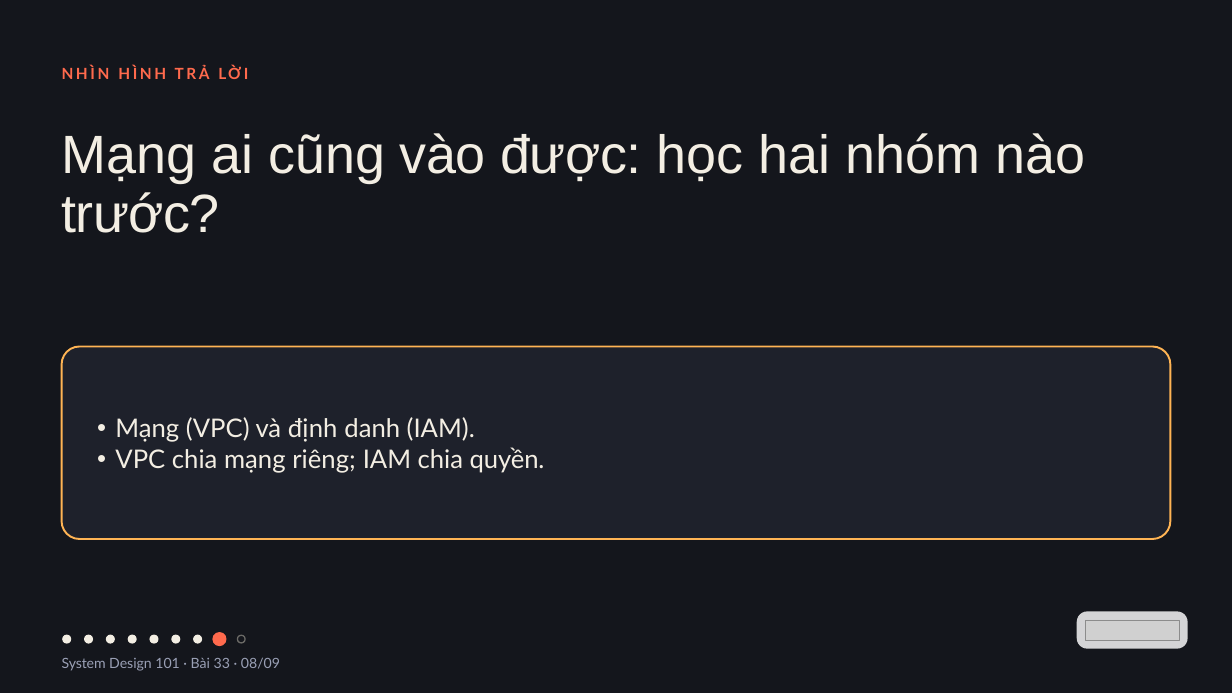
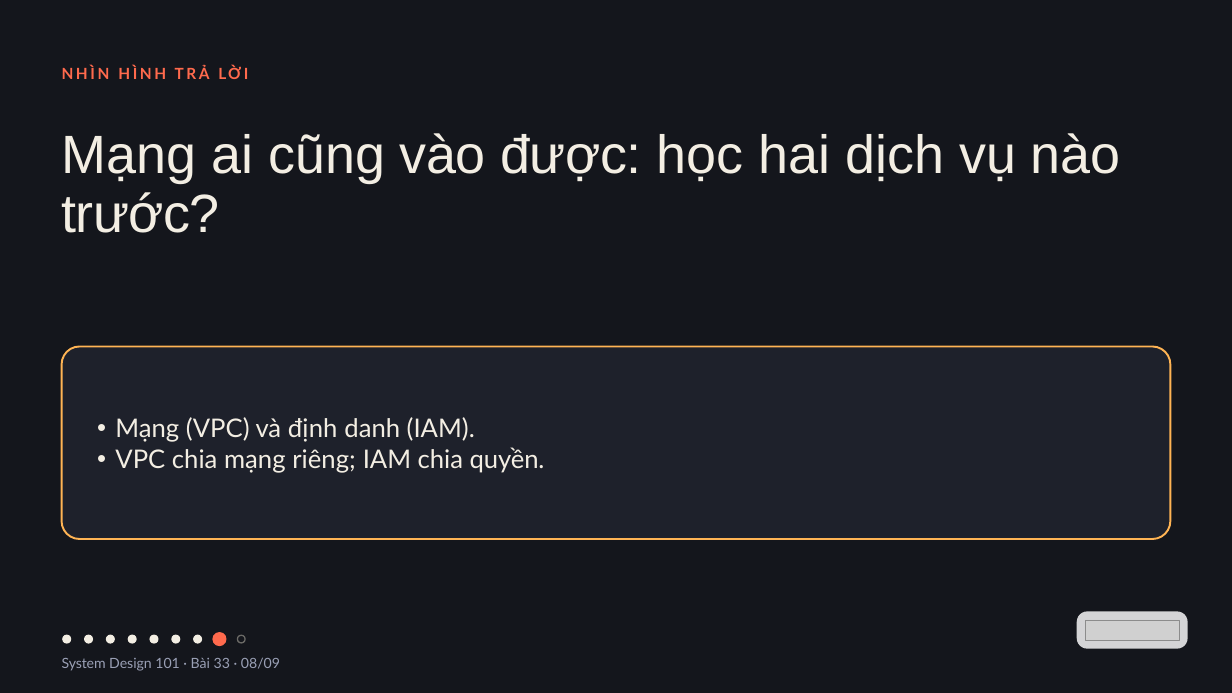
Before and after one commit to vohoailinh90/tool-marketing-studio, a slide deck: slide 8 of system-design-101/vi/lessons/sd-11-033/slides/sd-11-033.pptx. Drawn at 1232x693 pixels with LibreOffice and Linux fonts; fonts in the diff are those of the drawing; grey boxes stand for pictures. Boxes give left, top, right and bottom in pixels: in the first picture for what was removed or moved away, otherwise in the second. Text is boxed around its words. In the diff, an @@ line names an element or a change of style, - is before the commit and + after.

```diff
--- a/system-design-101/vi/lessons/sd-11-033/slides/sd-11-033.pptx
+++ b/system-design-101/vi/lessons/sd-11-033/slides/sd-11-033.pptx
@@ text at (x1=62, y1=133, x2=1121, y2=233): text changed @@
-Mạng ai cũng vào được: học hai nhóm nào trước?
+Mạng ai cũng vào được: học hai dịch vụ nào trước?
```
Also in this commit, not shown: 4 other files.
